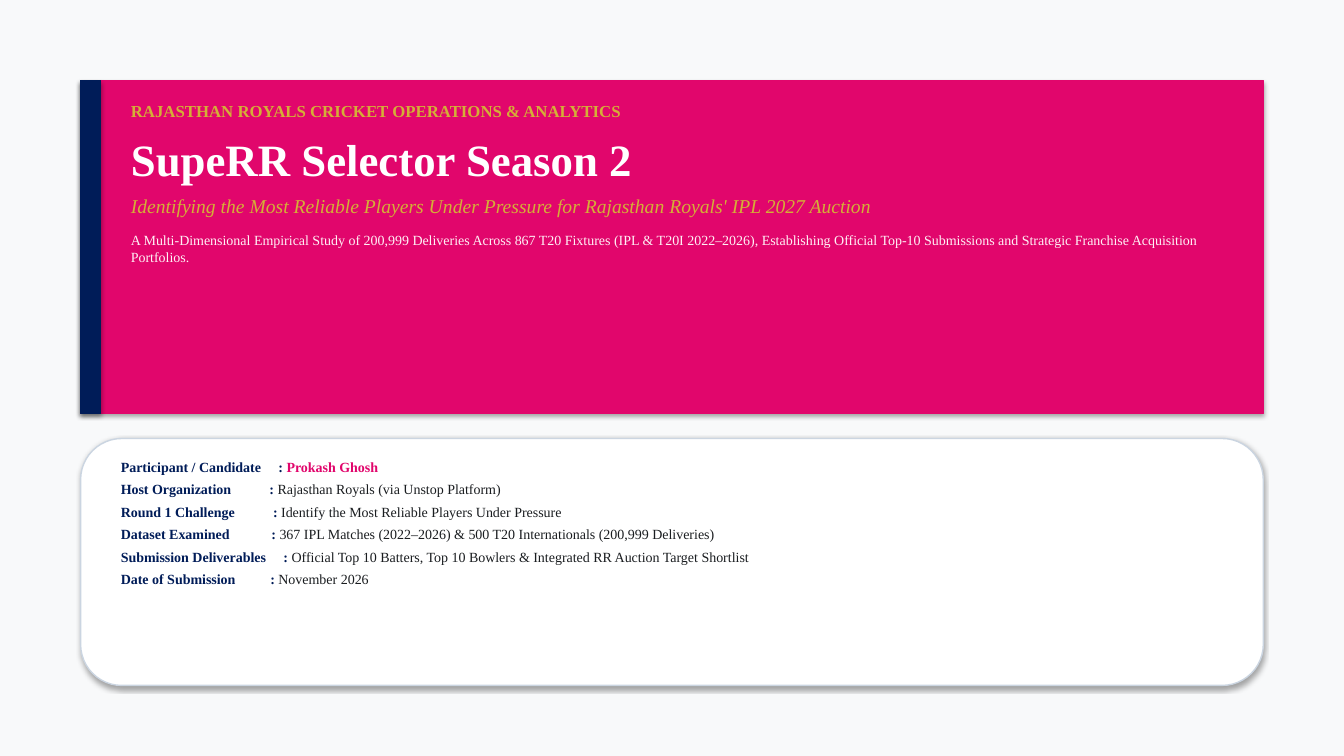
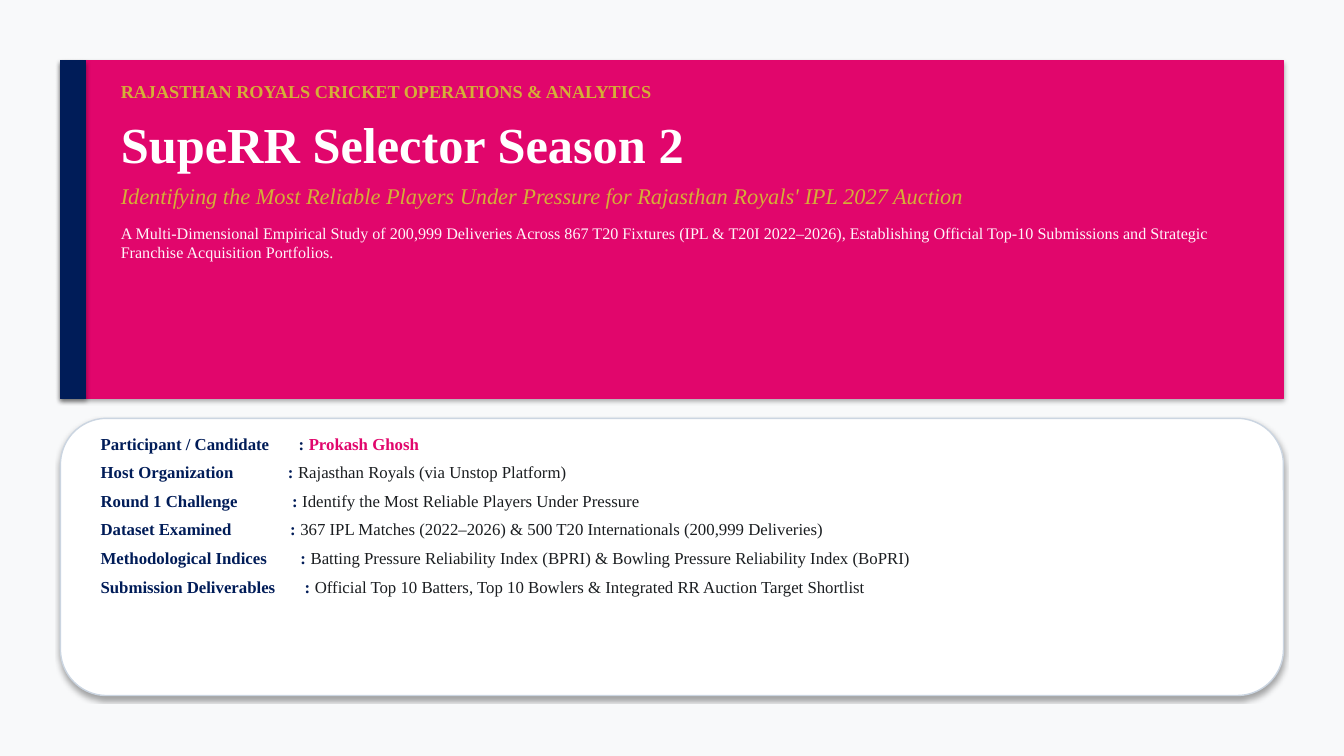
Before and after one commit to prokashghosh996-png/RR-supeRR-selector-2027, a slide deck: slide 1 of SupeRR_Selector_Season_2_RR_IPL_2027_Auction_Strategy.pptx. Drawn at 1344x756 pixels with LibreOffice and Linux fonts; fonts in the diff are those of the drawing. Boxes give left, top, right and bottom in pixels: in the first picture for what was removed or moved away, otherwise in the second. Text is boxed around its words. In the diff, an @@ line names an element or a change of style, - is before the commit and + after.

Commit message:
feat: generate expanded presentation and PDF generation scripts for IPL 2027 auction strategy

```diff
--- a/SupeRR_Selector_Season_2_RR_IPL_2027_Auction_Strategy.pptx
+++ b/SupeRR_Selector_Season_2_RR_IPL_2027_Auction_Strategy.pptx
@@ rectangle: place and size @@
-rectangle at [81, 81, 1263, 413]
+rectangle at [60, 60, 1284, 398]
@@ rectangle: place and size @@
-rectangle at [81, 81, 101, 413]
+rectangle at [60, 60, 86, 398]
@@ text "RAJASTHAN ROYALS CRICKET OPERATIONS & ...": place and size @@
-text "RAJASTHAN ROYALS CRICKET OPERATIONS & ..." at [131, 106, 1197, 262]
+text "RAJASTHAN ROYALS CRICKET OPERATIONS & ..." at [121, 86, 1207, 262]
@@ text "RAJASTHAN ROYALS CRICKET OPERATIONS & ..." at [121, 86, 1207, 262]: size 12 to 13 pt in "RAJASTHAN ROYALS CRICKET OPERATIONS & ANALYTICS"; size 32 to 36 pt in "SupeRR Selector Season 2"; size 14 to 16 pt in "Identifying the Most Reliable Players Under Pressure ..."; size 10 to 11.5 pt, text colour #FFF0F5 to #FFF5FA in "A Multi-Dimensional Empirical Study of 200,999 Deliveries ..." @@
@@ rounded rectangle: place and size @@
-rounded rectangle at [81, 439, 1263, 686]
+rounded rectangle at [60, 418, 1284, 696]
@@ text "Participant / Candidate : Prokash ...": place and size @@
-text "Participant / Candidate : Prokash ..." at [121, 462, 749, 584]
+text "Participant / Candidate : Prokash ..." at [101, 438, 910, 597]
@@ text at [101, 438, 865, 597]: size 10 to 12 pt in "Participant / Candidate : Prokash Ghosh", "Host Organization : Rajasthan Royals (via Unstop ...", "Round 1 Challenge : Identify the Most ...", "Dataset Examined : 367 IPL Matches (2022–2026) ..." and 1 more places; more space between paragraphs @@
@@ text at [101, 552, 910, 568]: paragraph added @@
+Methodological Indices : Batting Pressure Reliability Index (BPRI) & Bowling Pressure Reliability Index (BoPRI)
@@ text at [278, 574, 369, 584]: paragraph removed @@
-Date of Submission : November 2026
```
Also in this commit, not shown: 14 other slides changed, 5 other files.
